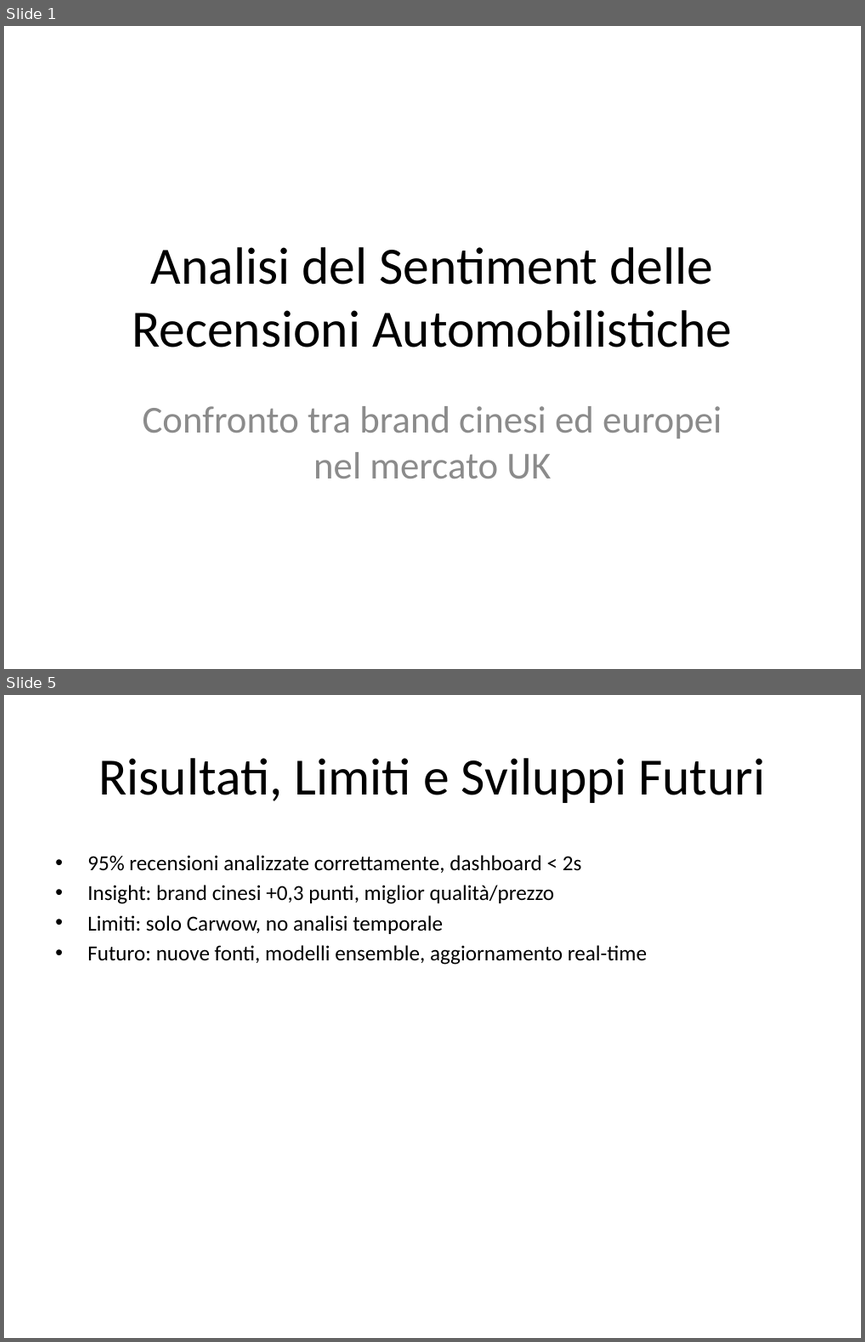
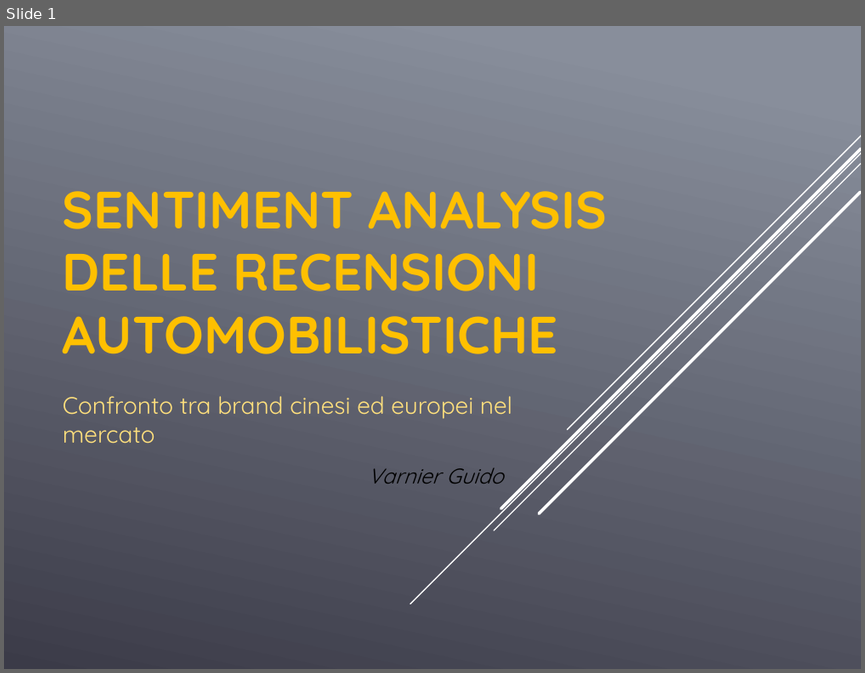
Before and after one commit to GuidoGTX/rossato_job, a slide deck: Analisi_Sentiment_Recensioni.pptx. Shown one above the other, each under a label of ours: slides 1 and 5 before the commit, slide 1 after it; the slides between them are not shown. The pictures are 865x1342 and 865x673 pixels, drawn with LibreOffice and Linux fonts; fonts in the diff are those of the drawing. Boxes give left, top, right and bottom in pixels: in the first picture for what was removed or moved away, otherwise in the second. Text is boxed around its words. In the diff, an @@ line names an element or a change of style, - is before the commit and + after.

```diff
--- a/Analisi_Sentiment_Recensioni.pptx
+++ b/Analisi_Sentiment_Recensioni.pptx
@@ slide 5 removed at [4, 695, 861, 1338], background #FFFFFF @@
@@ title removed at [98, 758, 765, 803] @@
-Risultati, Limiti e Sviluppi Futuri
@@ text removed at [87, 855, 647, 964] @@
-• 95% recensioni analizzate correttamente, dashboard < 2s
-• Insight: brand cinesi +0,3 punti, miglior qualità/prezzo
-• Limiti: solo Carwow, no analisi temporale
-• Futuro: nuove fonti, modelli ensemble, aggiornamento real-time
@@ slide 1 changed as well @@
@@ background #FFFFFF to gradient #888E9B to #3C3C49 @@
@@ title "SENTIMENT ANALYSIS DELLE RECENSIONI AUTOMOBILISTICHE" at [63, 191, 607, 354]: vertical alignment middle to bottom @@
@@ title at [63, 191, 607, 354]: text changed; font Calibri to Quicksand; text colour #000000 to #FFC000; bold on @@
-Analisi del Sentiment delle Recensioni Automobilistiche
+SENTIMENT ANALYSIS DELLE RECENSIONI AUTOMOBILISTICHE
@@ group added at [410, 136, 861, 603]: 5 lines @@
@@ subtitle at [63, 396, 512, 443]: text changed; size 32 to 20 pt; font Calibri to Quicksand; text colour #8C8C8C to #FFE07D @@
-Confronto tra brand cinesi ed europei nel mercato UK
+Confronto tra brand cinesi ed europei nel mercato
@@ text added at [368, 468, 503, 483], 18 pt, text #000000, italic @@
+Varnier Guido
```
Also in this commit, not shown: 8 slides added, 3 other slides removed.
